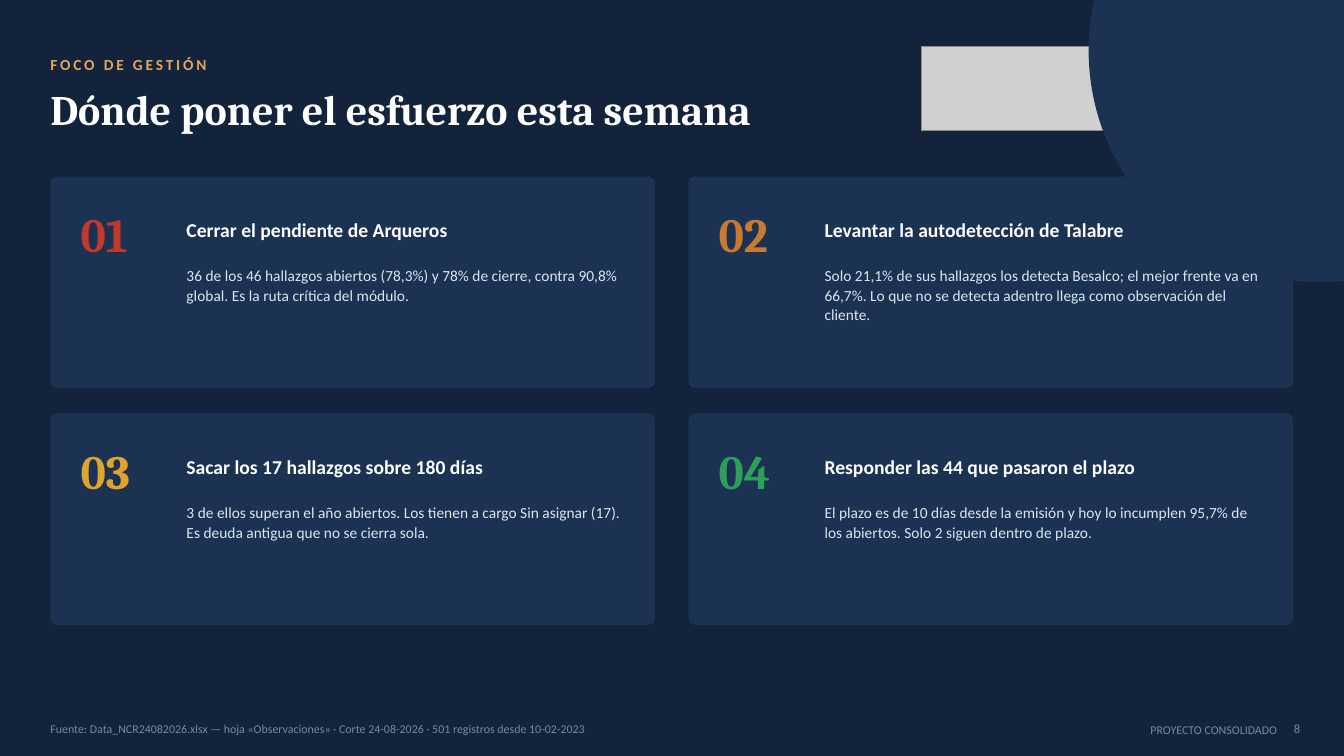
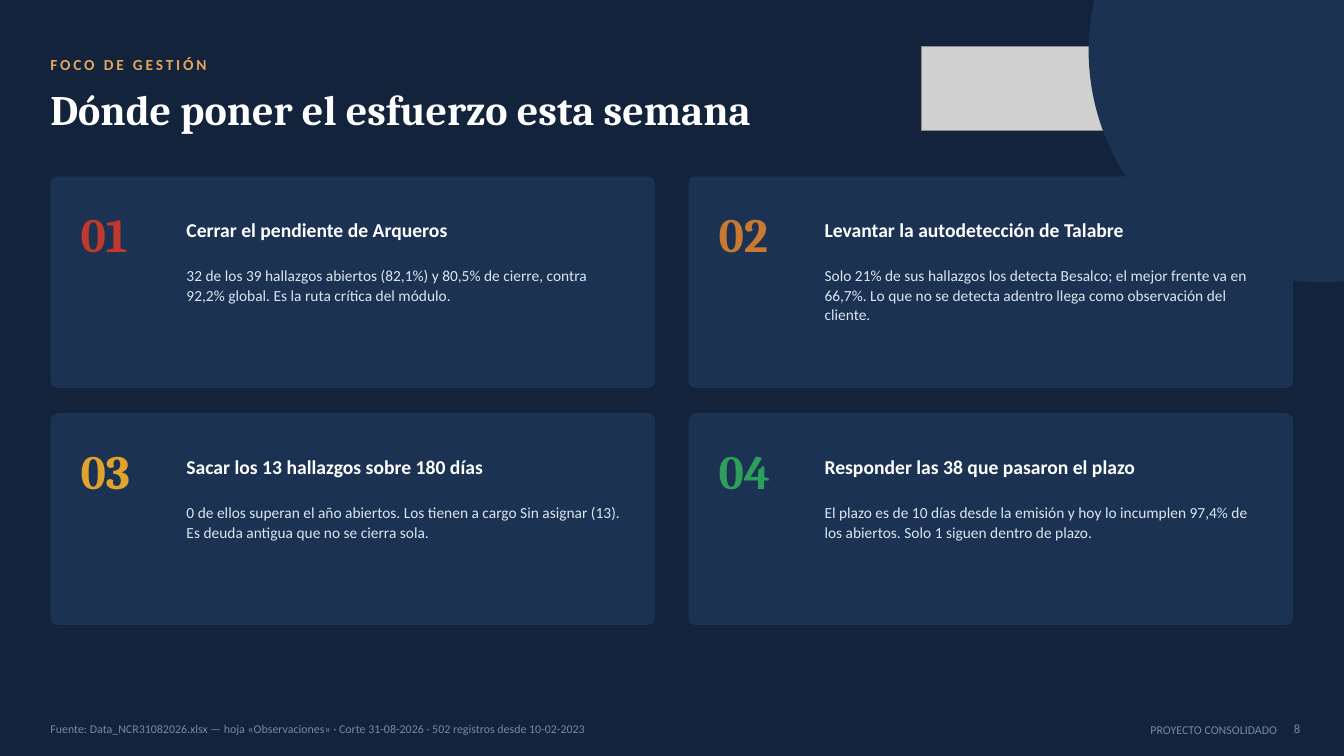
Before and after one commit to tdkvalex/Dashboard-HSEQ, a slide deck: slide 8 of modulo_nc/Panel_No_Conformidades.pptx. Drawn at 1344x756 pixels with LibreOffice and Linux fonts; fonts in the diff are those of the drawing; grey boxes stand for pictures. Boxes give left, top, right and bottom in pixels: in the first picture for what was removed or moved away, otherwise in the second. Text is boxed around its words. In the diff, an @@ line names an element or a change of style, - is before the commit and + after.

```diff
--- a/modulo_nc/Panel_No_Conformidades.pptx
+++ b/modulo_nc/Panel_No_Conformidades.pptx
@@ text at [186, 270, 587, 304]: text changed @@
-36 de los 46 hallazgos abiertos (78,3%) y 78% de cierre, contra 90,8% global. Es la ruta crítica del módulo.
+32 de los 39 hallazgos abiertos (82,1%) y 80,5% de cierre, contra 92,2% global. Es la ruta crítica del módulo.
@@ text at [825, 270, 1247, 320]: text changed @@
-Solo 21,1% de sus hallazgos los detecta Besalco; el mejor frente va en 66,7%. Lo que no se detecta adentro llega como observación del cliente.
+Solo 21% de sus hallazgos los detecta Besalco; el mejor frente va en 66,7%. Lo que no se detecta adentro llega como observación del cliente.
@@ text at [186, 460, 483, 478]: text changed @@
-Sacar los 17 hallazgos sobre 180 días
+Sacar los 13 hallazgos sobre 180 días
@@ text at [825, 460, 1135, 477]: text changed @@
-Responder las 44 que pasaron el plazo
+Responder las 38 que pasaron el plazo
@@ text at [186, 507, 620, 541]: text changed @@
-3 de ellos superan el año abiertos. Los tienen a cargo Sin asignar (17). Es deuda antigua que no se cierra sola.
+0 de ellos superan el año abiertos. Los tienen a cargo Sin asignar (13). Es deuda antigua que no se cierra sola.
@@ text at [825, 507, 1247, 541]: text changed @@
-El plazo es de 10 días desde la emisión y hoy lo incumplen 95,7% de los abiertos. Solo 2 siguen dentro de plazo.
+El plazo es de 10 días desde la emisión y hoy lo incumplen 97,4% de los abiertos. Solo 1 siguen dentro de plazo.
@@ text at [50, 725, 585, 735]: text changed @@
-Fuente: Data_NCR24082026.xlsx — hoja «Observaciones» · Corte 24-08-2026 · 501 registros desde 10-02-2023
+Fuente: Data_NCR31082026.xlsx — hoja «Observaciones» · Corte 31-08-2026 · 502 registros desde 10-02-2023
```
Also in this commit, not shown: 16 other slides changed, 3 other files.
